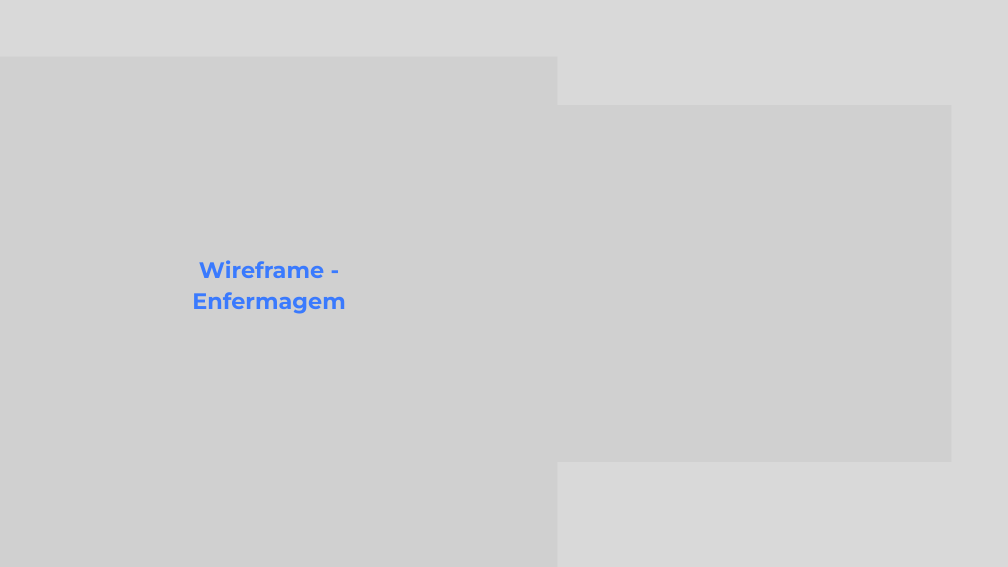
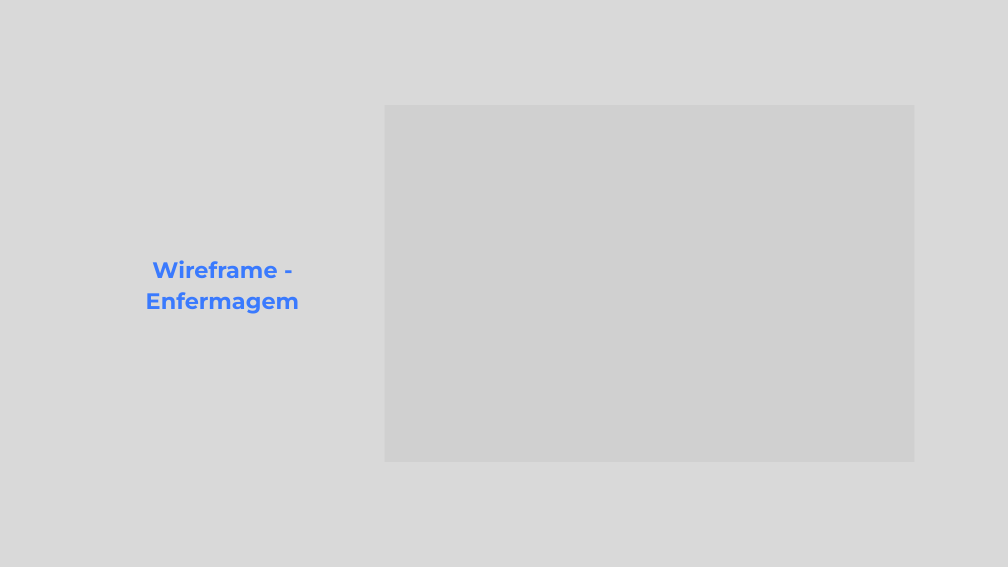
Before and after one commit to Denis-Diego-neb/Portifolio-pi, a slide deck: slide 17 of apresentacao/slide/PROJETO INTEGRADOR I.pptx. Drawn at 1008x567 pixels with LibreOffice and Linux fonts; fonts in the diff are those of the drawing; grey boxes stand for pictures. Boxes give left, top, right and bottom in pixels: in the first picture for what was removed or moved away, otherwise in the second. Text is boxed around its words. In the diff, an @@ line names an element or a change of style, - is before the commit and + after.

```diff
--- a/apresentacao/slide/PROJETO INTEGRADOR I.pptx
+++ b/apresentacao/slide/PROJETO INTEGRADOR I.pptx
@@ picture removed at [0, 56, 557, 567] @@
@@ text "Wireframe - Enfermagem": place and size @@
-text "Wireframe - Enfermagem" at [192, 260, 345, 314]
+text "Wireframe - Enfermagem" at [146, 260, 299, 314]
```
Also in this commit, not shown: 21 other slides changed, 1 other file.
